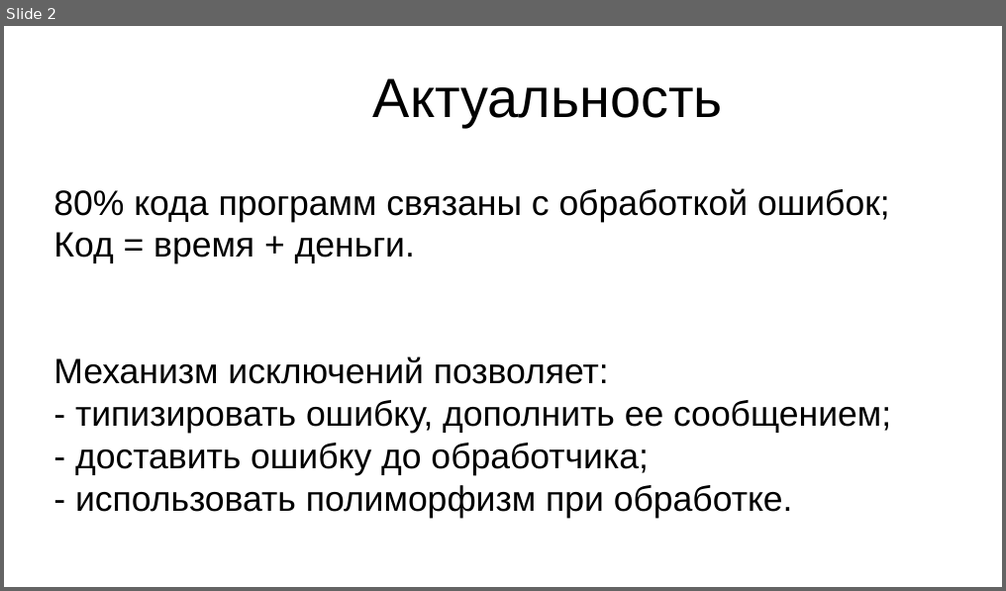
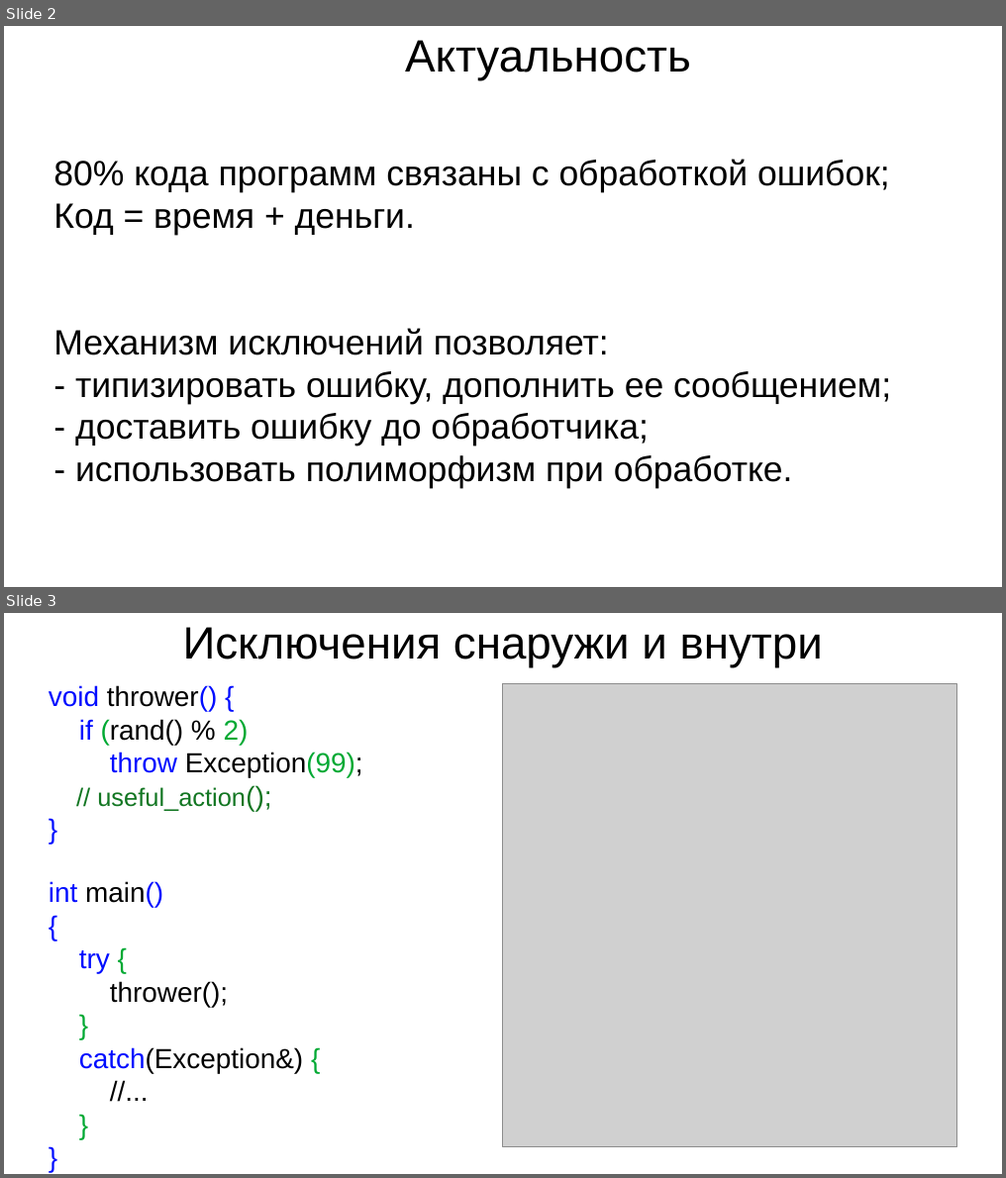
Before and after one commit to Leartiz/exception_research, a slide deck: about/presentation_v1.odp. Shown one above the other, each under a label of ours: slide 2 before the commit, slides 2 and 3 after it. The pictures are 1006x591 and 1006x1178 pixels, drawn with LibreOffice and Linux fonts; fonts in the diff are those of the drawing; grey boxes stand for pictures. Boxes give left, top, right and bottom in pixels: in the first picture for what was removed or moved away, otherwise in the second. Text is boxed around its words. In the diff, an @@ line names an element or a change of style, - is before the commit and + after.

```diff
--- a/about/presentation_v1.odp
+++ b/about/presentation_v1.odp
@@ slide 3 added at [4,613,1002,1174], background #FFFFFF @@
@@ title added at [183,627,823,667], 36 pt, text #000000 @@
+Исключения снаружи и внутри
@@ text added at [49,685,363,1073], 22 pt, text #000000 @@
+void thrower() {
+if (rand() % 2)
+throw Exception(99);
+// useful_action();
+}
+int main()
+{
+try {
+thrower();
+}
+catch(Exception&) {
+//...
+}
+}
@@ picture added at [503,684,956,1149] @@
@@ slide 2 changed as well @@
@@ title "Актуальность": place and size @@
-title "Актуальность" at [373,78,723,127]
+title "Актуальность" at [405,40,691,80]
@@ title "Актуальность" at [405,40,691,80]: size 44 to 36 pt @@
@@ subtitle "80% кода программ связаны с ...": place and size @@
-subtitle "80% кода программ связаны с ..." at [54,188,891,518]
+subtitle "80% кода программ связаны с ..." at [54,159,891,488]
```
Also in this commit, not shown: 8 other slides changed, 10 other slides added, 3 slides removed, 10 other files.
